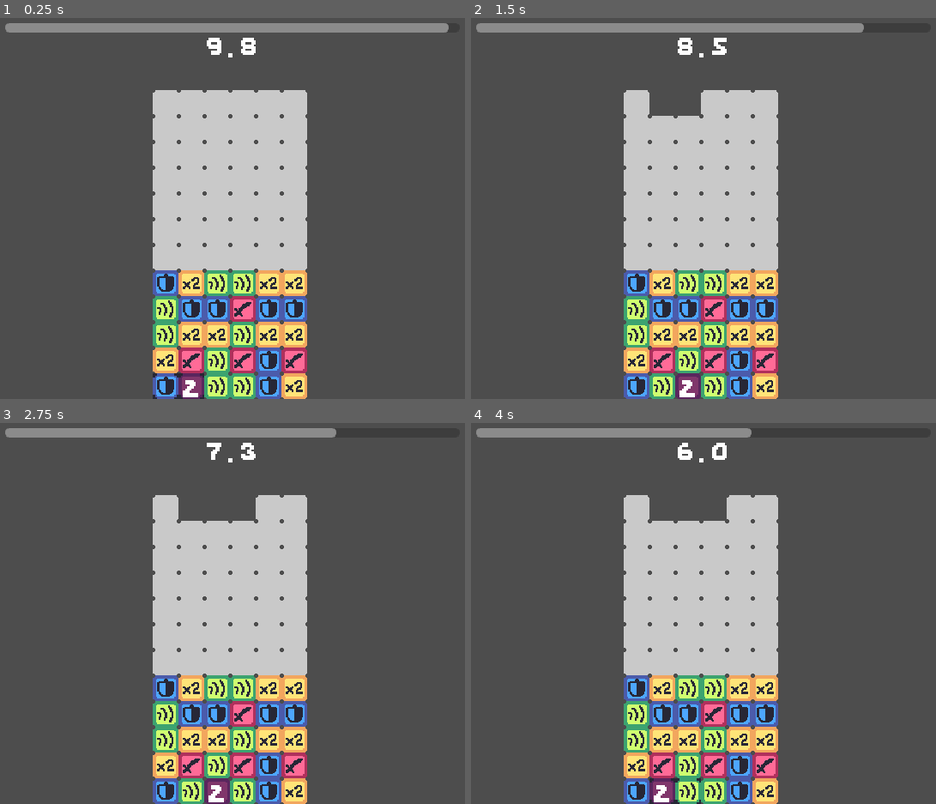
Above: before the commit, frames 1-4 (two rows, left to right).
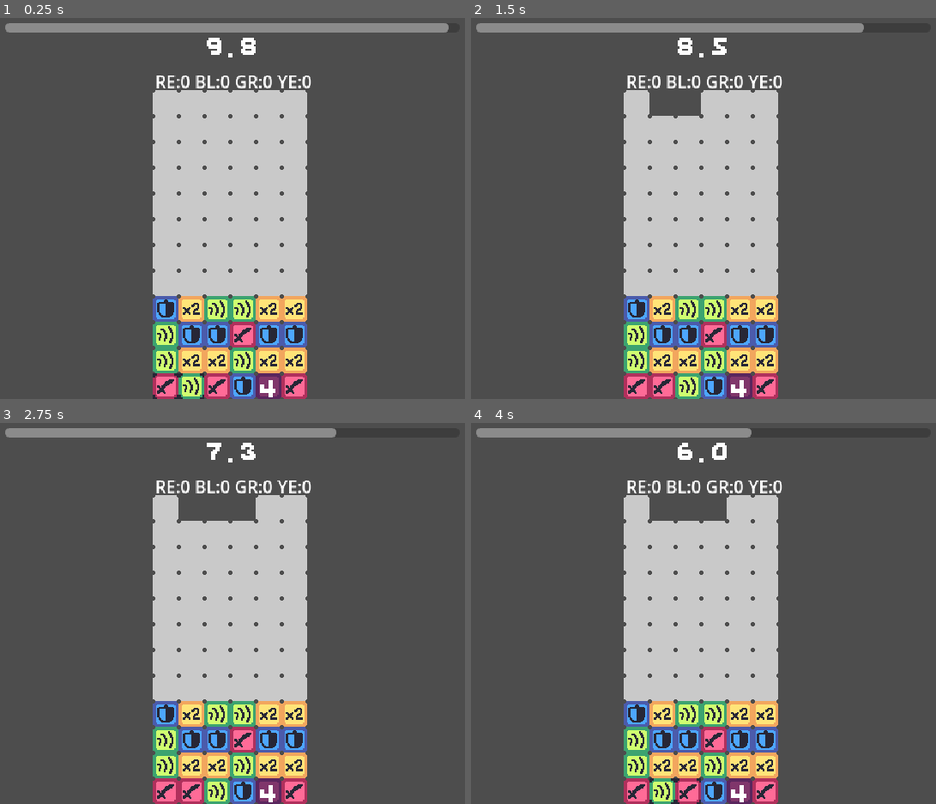
Above: after the commit, the same moments.

Repository: JUB-Yoush/pdp-rpg
Game: Godot game, scene res://src/combat_demo.tscn
Two runs of this game, one before a commit and one after it. Both use one fixed random seed, a clock stepped at 60 frames per second and the inputs below.
Inputs:
- Up to frame 1 (0.25 s): no input
- Up to frame 2 (1.5 s): tap Enter at 0.5 s; hold D (right) 0.53-1.28 s; hold Z (accept) 0.53-1.28 s; hold S (down) from 1.28 s (still down); tap Z (accept) at 1.35 s
- Up to frame 3 (2.75 s): release S (down) at 2.03 s; hold D (right) from 2.03 s (still down); hold Z (accept) from 2.03 s (still down)
- Up to frame 4 (4 s): release D (right) at 2.78 s; release Z (accept) at 2.78 s; hold W (up) 2.78-3.53 s; tap Z (accept) at 2.85, 3.5 s; hold A (left) from 3.53 s (still down); hold Z (accept) from 3.53 s (still down)

The runs differ from the first frame. In frame 1, 10% of the frame differs, in the area x 32-67%, y 15-100%; in frame 2, 11%; in frame 3, 11%; in frame 4, 10%.

Commit message:
make combos

Diff:
--- a/project.godot
+++ b/project.godot
@@ -76,6 +76,11 @@
 "events": [Object(InputEventKey,"resource_local_to_scene":false,"resource_name":"","device":-1,"window_id":0,"alt_press …(182 unchanged characters)…
 ]
 }
+pause={
+"deadzone": 0.5,
+"events": [Object(InputEventKey,"resource_local_to_scene":false,"resource_name":"","device":-1,"window_id":0,"alt_pressed":false,"shift_pressed":false,"ctrl_pressed":false,"meta_pressed":false,"pressed":false,"keycode":0,"physical_keycode":49,"key_label":0,"unicode":49,"echo":false,"script":null)
+]
+}
 
 [rendering]
 
--- a/src/combat_manager.gd
+++ b/src/combat_manager.gd
@@ -13,6 +13,7 @@
 party members are stored in an array and thier turns are called
 
 """
+
 enum STATES {PUZZLE,TURN}
 var _state = STATES.TURN
 
@@ -46,10 +47,10 @@
 	await battler.action_finished
 	pass
 
-# when an action block counts down
-func play_opponent_action(action:Action):
-	action._actor.act(action)
-	pass
+## when an action block counts down
+#func play_opponent_action(action:Action):
+	#action._actor.act(action)
+	#pass
 
 func end_turn():
 	_state = STATES.PUZZLE
@@ -72,11 +73,11 @@
 	var action_array :Array[Action]= [action]
 	#might be better to route thru puzzle game node
 	grid.add_rows_with_actions(_active_opponents.size(),action_array)
-	pass
 
-func end_puzzle(puzzle_points,ready_action_pieces:Array[ActionPiece]):
+func end_puzzle(new_puzzle_points,ready_action_pieces:Array[ActionPiece]):
 	# passed in is a dictonary of all points made from the puzzle phase as well as actions to call before the player can act
 	_state = STATES.TURN
+	puzzle_points = new_puzzle_points
 	start_turn(ready_action_pieces)
 
 func start_enemy_turn(ready_action_pieces:Array[ActionPiece]):
@@ -89,6 +90,7 @@
 
 func start_turn(enemy_action_pieces):
 	start_enemy_turn(enemy_action_pieces)
+	start_party_turn()
 
 	#loop thru enemies and put in speed-sorted array
 	# play turn for each purple counted down
@@ -97,5 +99,14 @@
 	# sort them by speed stat
 	# play_turn for each of them
 	# at end of loop go back to puzzle ig
+	pass
+
+func start_party_turn():
+	# loop through all our party members
+	# sort them by speed stat
+	# play_turn for each of them
+	# at end of loop go back to puzzle ig
+	end_turn()
+
 
 	pass
--- a/src/puzzle_game/PuzzleGame.tscn
+++ b/src/puzzle_game/PuzzleGame.tscn
@@ -1,7 +1,7 @@
 [gd_scene load_steps=8 format=3 uid="uid://dnr8ns7dtkp5w"]
 
 [ext_resource type="Script" path="res://src/puzzle_game/puzzle_game.gd" id="1_uicm7"]
-[ext_resource type="Script" path="res://src/puzzle_game/Grid.gd" id="2_wdrg7"]
+[ext_resource type="Script" path="res://src/puzzle_game/grid.gd" id="2_hvm35"]
 [ext_resource type="PackedScene" uid="uid://b1j26omn5kpo3" path="res://src/puzzle_game/cursor.tscn" id="3_kbrgb"]
 [ext_resource type="Script" path="res://src/puzzle_game/piece_factory.gd" id="4_5jc7a"]
 [ext_resource type="Script" path="res://src/puzzle_game/puzzle_timer.gd" id="5_53jne"]
@@ -16,8 +16,8 @@
 metadata/_edit_vertical_guides_ = [322.0]
 
 [node name="Grid" type="Node2D" parent="."]
-script = ExtResource("2_wdrg7")
-starting_row_count = 4
+script = ExtResource("2_hvm35")
+starting_row_count = 3
 
 [node name="Cursor" parent="." instance=ExtResource("3_kbrgb")]
 
@@ -56,3 +56,30 @@
 theme = SubResource("Theme_mpqnt")
 text = "1.1"
 horizontal_alignment = 1
+
+[node name="PuzzlePointContainer" type="HBoxContainer" parent="."]
+offset_left = 134.0
+offset_top = 44.0
+offset_right = 513.0
+offset_bottom = 84.0
+alignment = 1
+
+[node name="RE" type="Label" parent="PuzzlePointContainer"]
+layout_mode = 2
+text = "RE:0"
+horizontal_alignment = 1
+
+[node name="BL" type="Label" parent="PuzzlePointContainer"]
+layout_mode = 2
+text = "BL:0"
+horizontal_alignment = 1
+
+[node name="GR" type="Label" parent="PuzzlePointContainer"]
+layout_mode = 2
+text = "GR:0"
+horizontal_alignment = 1
+
+[node name="YE" type="Label" parent="PuzzlePointContainer"]
+layout_mode = 2
+text = "YE:0"
+horizontal_alignment = 1
--- a/src/puzzle_game/cursor.gd
+++ b/src/puzzle_game/cursor.gd
@@ -33,15 +33,12 @@
 		move(input_dir)
 
 	if event.is_action_pressed("accept"):
-		print(grid_position)
 		grid.swap_pieces(grid_position)
-		print(grid_position)
 
 
 
 func move(input_dir:Vector2i):
 	var new_position := grid_position + input_dir
-	print(new_position)
 	#if within the grid
 	if new_position >= Vector2i.ZERO and new_position <= max_position:
 		grid_position += input_dir
--- a/src/puzzle_game/Grid.gd
+++ b/src/puzzle_game/grid.gd
@@ -24,7 +24,9 @@
 var ready_action_pieces :Array[Action] = []
 var puzzle_points = {}
 
-signal puzzle_time_ended(puzzle_points,ready_action_pieces)
+var checked_pieces:Array[Piece] = []
+
+signal cleared_lines(puzzle_point_dict)
 
 func _ready() -> void:
 	pieceFactory = get_parent().get_node("PieceFactory")
@@ -135,7 +137,6 @@
 			for i in range(currRow,0,-1):
 				drop_piece(col,i,i-1)
 			if action_positions.has(count):
-				#var action_piece = make_action_piece(actions[action_positions.find(count)])
 				var action_piece := pieceFactory.make_action_piece(actions.pop_front())
 				insert_action_piece(col,0,action_piece)
 			else:
@@ -173,6 +174,8 @@
 		grid_array[cursor_pos.x][cursor_pos.y] = grid_array[cursor_pos.x+1][cursor_pos.y]
 		grid_array[cursor_pos.x+1][cursor_pos.y]=temp
 
+		valueL.col = cursor_pos.x+1
+		valueR.col = cursor_pos.x
 
 		valueL.move(grid_to_pixel(cursor_pos.x+1,cursor_pos.y))
 		valueR.move(grid_to_pixel(cursor_pos.x,cursor_pos.y))
@@ -187,6 +190,11 @@
 	grid_array[col][emptyRow] = grid_array[col][dropRow]
 	grid_array[col][dropRow] = temp
 
+	valueD.col = col
+	valueD.row = dropRow
+	valueU.col = col
+	valueU.row = emptyRow
+
 	valueD.move(grid_to_pixel(col,dropRow))
 	valueU.move(grid_to_pixel(col,emptyRow))
 
@@ -196,6 +204,7 @@
 
 
 func find_matches():
+	var found_match = false
 	call_every_pos(
 		func find_match(i,j):
 
@@ -204,6 +213,7 @@
 		if i > 0 && i < width - 1:
 			if !grid_array[i-1][j].empty && !grid_array[i+1][j].empty:
 				if grid_array[i-1][j].type == current_type && grid_array[i+1][j].type == current_type:
+					found_match = true
 					grid_array[i-1][j].matched = true
 					grid_array[i-1][j].dim()
 					grid_array[i][j].matched = true
@@ -214,6 +224,7 @@
 		if j > 0 && j < height - 1:
 			if !grid_array[i][j-1].empty && !grid_array[i][j+1].empty:
 				if grid_array[i][j-1].type == current_type && grid_array[i][j+1].type == current_type:
+					found_match = true
 					grid_array[i][j-1].matched = true
 					grid_array[i][j-1].dim()
 					grid_array[i][j].matched = true
@@ -221,6 +232,7 @@
 					grid_array[i][j+1].matched = true
 					grid_array[i][j+1].dim()
 					)
+	cleared_lines.emit(collect_matches())
 	destroyTimer.start()
 
 
@@ -231,12 +243,15 @@
 			passed_func.call(i,j)
 
 
+
 func destroy_matches():
 	call_every_pos(
 		func destroy_match(i,j):
 			if !grid_array[i][j].empty && grid_array[i][j].matched:
 
-					change_to_empty(i,j))
+				change_to_empty(i,j)
+
+					)
 
 	collapseTimer.start(cleardrop_delay)
 
@@ -259,10 +274,6 @@
 func _input(event: InputEvent) -> void:
 	if event.is_action_pressed("row_add"):
 		add_rows(1)
-	if event.is_action_pressed("tick_countdown"):
-		#tick_action_pieces()
-		pass
-
 
 func collect_action_pieces():
 	var action_pieces :Array[ActionPiece]= []
@@ -273,12 +284,45 @@
 	return action_pieces
 
 
-
+func collect_matches() -> Dictionary:
+	# we can use Vector2is as "tuples" to store (color code,# of pieces matched)
+	checked_pieces = []
+	var matches :Dictionary= {
+		TYPE.RE:0,
+		TYPE.BL:0,
+		TYPE.GR:0,
+		TYPE.YE:0,
+		TYPE.PR:0
+	}
+
+	for col in width:
+		for row in height:
+			if grid_array[col][row].matched:
+				matches[grid_array[col][row].type] += 1
+	return matches
+
+#func recursive_match_check(col,row):
+	##var current_piece:Piece= grid_array[col][row]
+	#if checked_pieces.has(grid_array[col][row]):
+		#return 0
+
+	## if it's within the grid, matched, and the types are the same
+	#if col +1 <= width and grid_array[col +1][row].matched and grid_array[col][row].type == grid_array[col +1][row].type:
+		#return recursive_match_check(col+1,row) + 1
+
+	#if col -1 >= width and grid_array[col -1][row].matched and grid_array[col][row].type == grid_array[col -1][row].type:
+		#return recursive_match_check(col-1,row) + 1
+
+	#if row +1 <= height and grid_array[col][row +1].matched and grid_array[col][row].type == grid_array[col][row +1].type:
+		#return recursive_match_check(col,row+1) + 1
+
+	#if row +1 <= height and grid_array[col][row -1].matched and grid_array[col][row].type == grid_array[col][row -1].type:
+		#return recursive_match_check(col,row-1) + 1
+	#else:
+		#return 1
 
 func action_countdown_finished(actionPiece:ActionPiece):
-#	get_parent().get_parent().play_opponent_action(actionPiece.action)
 	actionPiece.dim()
 	await actionPiece.action_preformed
 	change_to_empty(actionPiece.col,actionPiece.row)
 	collapseTimer.start(cleardrop_delay)
-	pass
--- a/src/puzzle_game/puzzle_game.gd
+++ b/src/puzzle_game/puzzle_game.gd
@@ -1,12 +1,14 @@
 extends Node2D
 class_name PuzzleGame
 
+enum TYPE {RE,BL,GR,YE,PR,EM}
 #manage points, timer, and state transitions
 var puzzle_points = {
-	"red":0,
-	"green":0,
-	"blue":0,
-	"yellow":0}
+		TYPE.RE:0,
+		TYPE.BL:0,
+		TYPE.GR:0,
+		TYPE.YE:0,
+		TYPE.PR:0}
 
 var is_puzzling = true
 var puzzle_time = 10.0
@@ -14,10 +16,15 @@
 signal done_puzzling(puzzle_points,ready_action_pieces)
 
 @onready var puzzleTimer := $PuzzleTimer
+@onready var destroyTimer := $DestoryTimer
+@onready var collapseTimer := $CollapseTimer
 @onready var grid:Grid = $Grid
+@onready var puzzlePointContainer := $PuzzlePointContainer
+
 
 func _ready() -> void:
 	puzzleTimer.timeout.connect(puzzle_timer_timeout)
+	grid.cleared_lines.connect(add_puzzle_points)
 
 func start_puzzling() -> void:
 	is_puzzling = true
@@ -26,6 +33,8 @@
 	pass
 
 func puzzle_timer_timeout():
+	## we need to make sure there are no more matches being destroyed or cleared
+	# when we add a combo system this will be simple enough?
 	var ready_action_pieces = tick_action_pieces()
 	done_puzzling.emit(puzzle_points,ready_action_pieces)
 
@@ -39,6 +48,21 @@
 			grid.action_countdown_finished(actionPiece)
 	return ready_action_pieces
 
+func add_puzzle_points(added_puzzle_points:Dictionary):
+	if added_puzzle_points.values() == [0,0,0,0,0]:
+		return
+	print(added_puzzle_points)
+	for key in added_puzzle_points.keys():
+		puzzle_points[key] += added_puzzle_points[key]
+	update_point_display()
+
+func update_point_display():
+	puzzlePointContainer.get_node("RE").text = "RE:" + str(puzzle_points[TYPE.RE])
+	puzzlePointContainer.get_node("BL").text = "BL:" + str(puzzle_points[TYPE.BL])
+	puzzlePointContainer.get_node("GR").text = "GR:" + str(puzzle_points[TYPE.GR])
+	puzzlePointContainer.get_node("YE").text = "YE:" + str(puzzle_points[TYPE.YE])
+	#puzzlePointContainer.get_node("PR").text = "PR:" + str(puzzle_points[TYPE.PR])
+
 
 func _input(event: InputEvent) -> void:
 	if event.is_action_pressed("tick_countdown"):
--- a/src/puzzle_game/puzzle_timer.gd
+++ b/src/puzzle_game/puzzle_timer.gd
@@ -8,7 +8,8 @@
 
 func _ready() -> void:
     progressBar.max_value = max_time
-    timeout.connect(func():print('tiemout')) ## make sure collapse/destroy timer isn't running when you timeout
+    one_shot = true
+    #timeout.connect(timeout_func) ## make sure collapse/destroy timer isn't running when you timeout
 
 func _physics_process(delta: float) -> void:
     if !is_stopped():
@@ -26,3 +27,8 @@
 func _input(event: InputEvent) -> void:
     if event.is_action_pressed("add_time"):
         add_time(1.0)
+    if event.is_action_pressed("pause"):
+        paused = !paused
+
+
+#func timeout_func():
--- a/src/resources/attack_actions/basic_attack.tres
+++ b/src/resources/attack_actions/basic_attack.tres
@@ -10,6 +10,6 @@
 energy_cost = 0
 element = 0
 action_type = 0
-countdown_time = 2
+countdown_time = 4
 is_targeting_self = false
 is_targeting_all = false
Not shown, changed: todo.md
